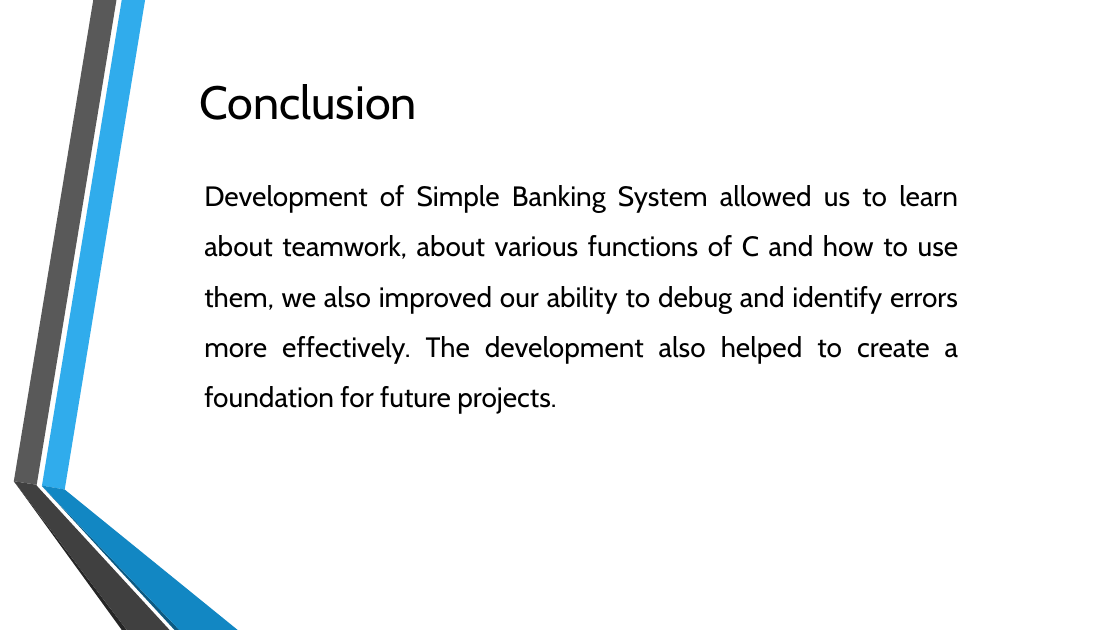
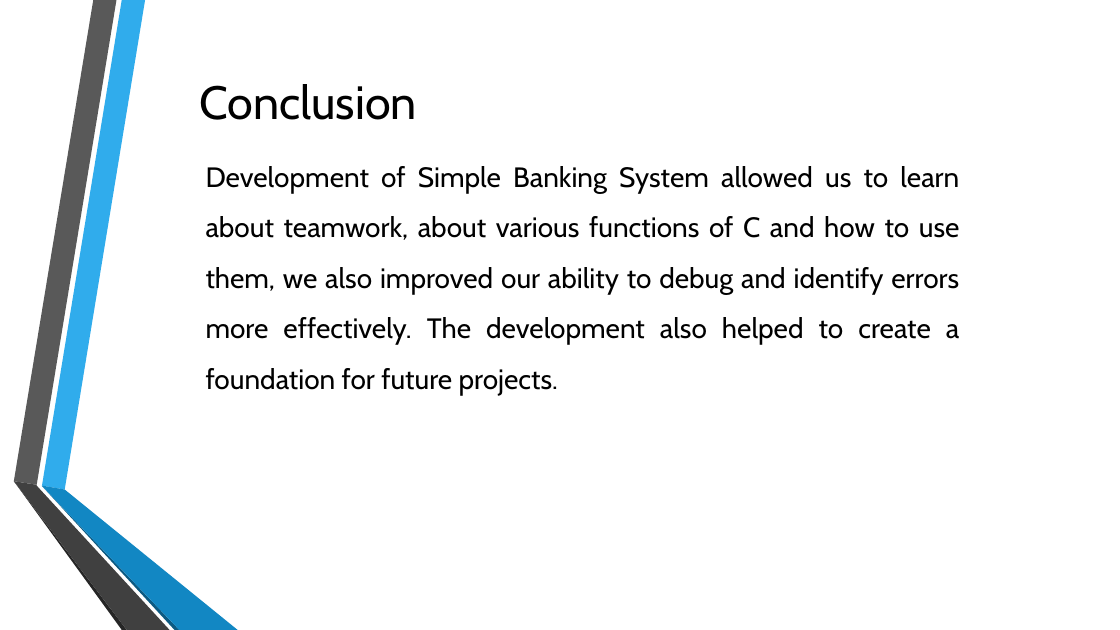
Before and after one commit to 10Rajin/Presentation, a slide deck: slide 8 of Banking Management System.pptx. Drawn at 1120x630 pixels with LibreOffice and Linux fonts; fonts in the diff are those of the drawing; background and template pictures are left out. Boxes give left, top, right and bottom in pixels: in the first picture for what was removed or moved away, otherwise in the second. Text is boxed around its words. In the diff, an @@ line names an element or a change of style, - is before the commit and + after.

```diff
--- a/Banking Management System.pptx
+++ b/Banking Management System.pptx
@@ text "Development of Simple Banking System ..." moved from (x1=204, y1=185, x2=959, y2=414) to (x1=206, y1=166, x2=960, y2=395) @@
```
Also in this commit, not shown: 4 other slides changed.
